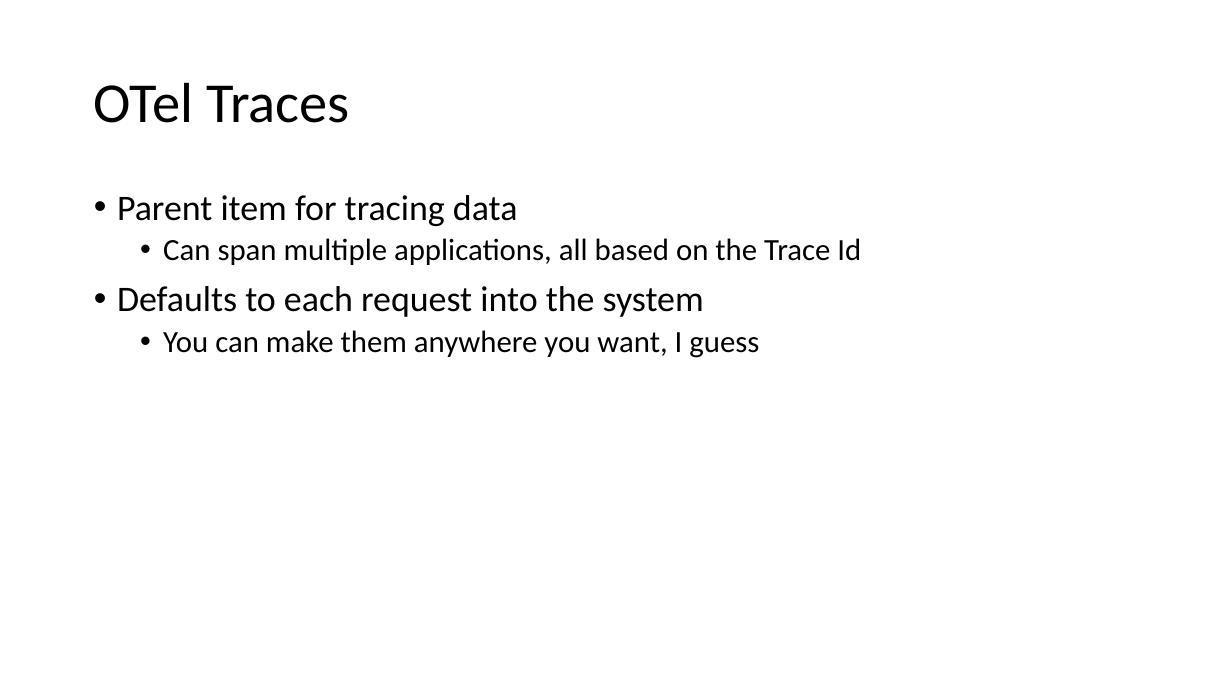
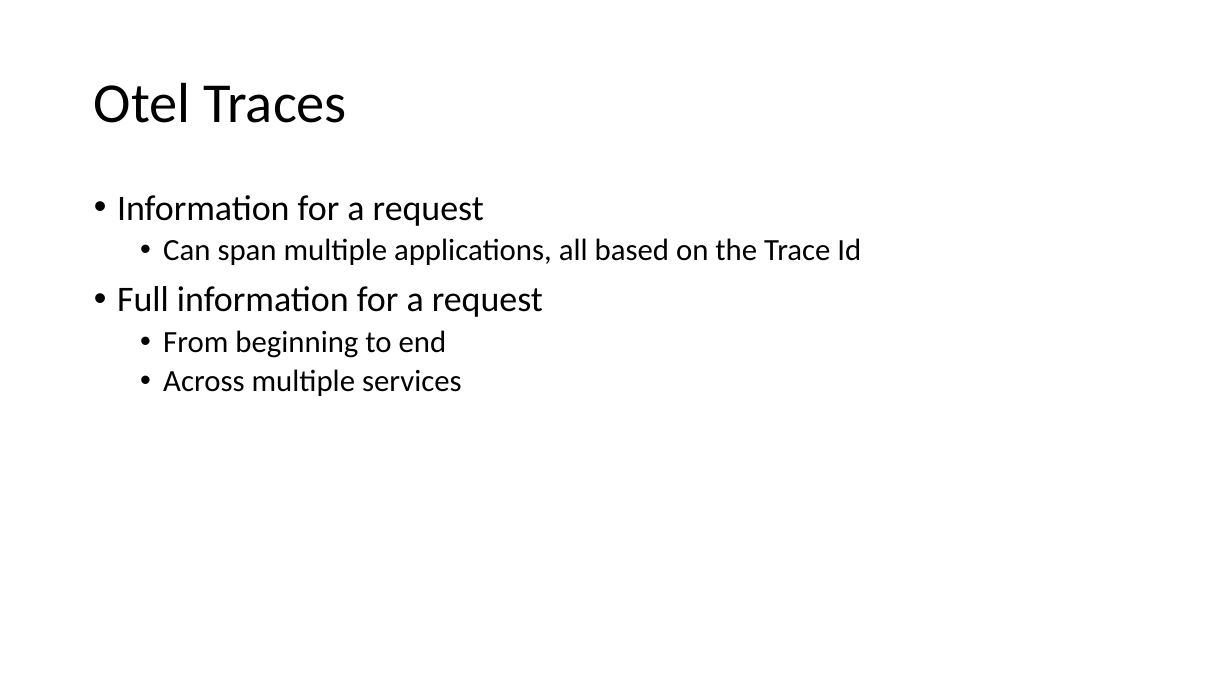
Before and after one commit to ProgrammerAL/Presentations-2023, a slide deck: slide 10 of 2023-03 - Orlando Code Camp - OpenTelemetry/Presentation.pptx. Drawn at 1232x693 pixels with LibreOffice and Linux fonts; fonts in the diff are those of the drawing. Boxes give left, top, right and bottom in pixels: in the first picture for what was removed or moved away, otherwise in the second. Text is boxed around its words. In the diff, an @@ line names an element or a change of style, - is before the commit and + after.

```diff
--- a/2023-03 - Orlando Code Camp - OpenTelemetry/Presentation.pptx
+++ b/2023-03 - Orlando Code Camp - OpenTelemetry/Presentation.pptx
@@ title at bbox=[94, 82, 347, 123]: text changed @@
-OTel Traces
+Otel Traces
@@ text at bbox=[117, 195, 484, 226]: text changed @@
-• Parent item for tracing data
+• Information for a request
@@ text at bbox=[117, 286, 543, 396]: text changed @@
-• Defaults to each request into the system
-  • You can make them anywhere you want, I guess
+• Full information for a request
+  • From beginning to end
+  • Across multiple services
```
Also in this commit, not shown: 12 other slides changed, 2 slides added, 2 slides removed.
